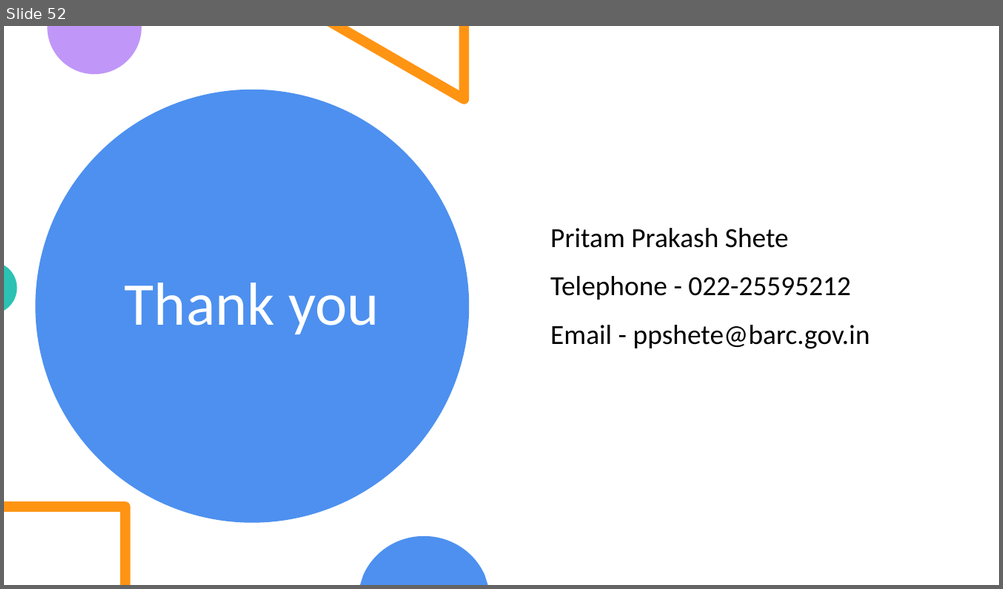
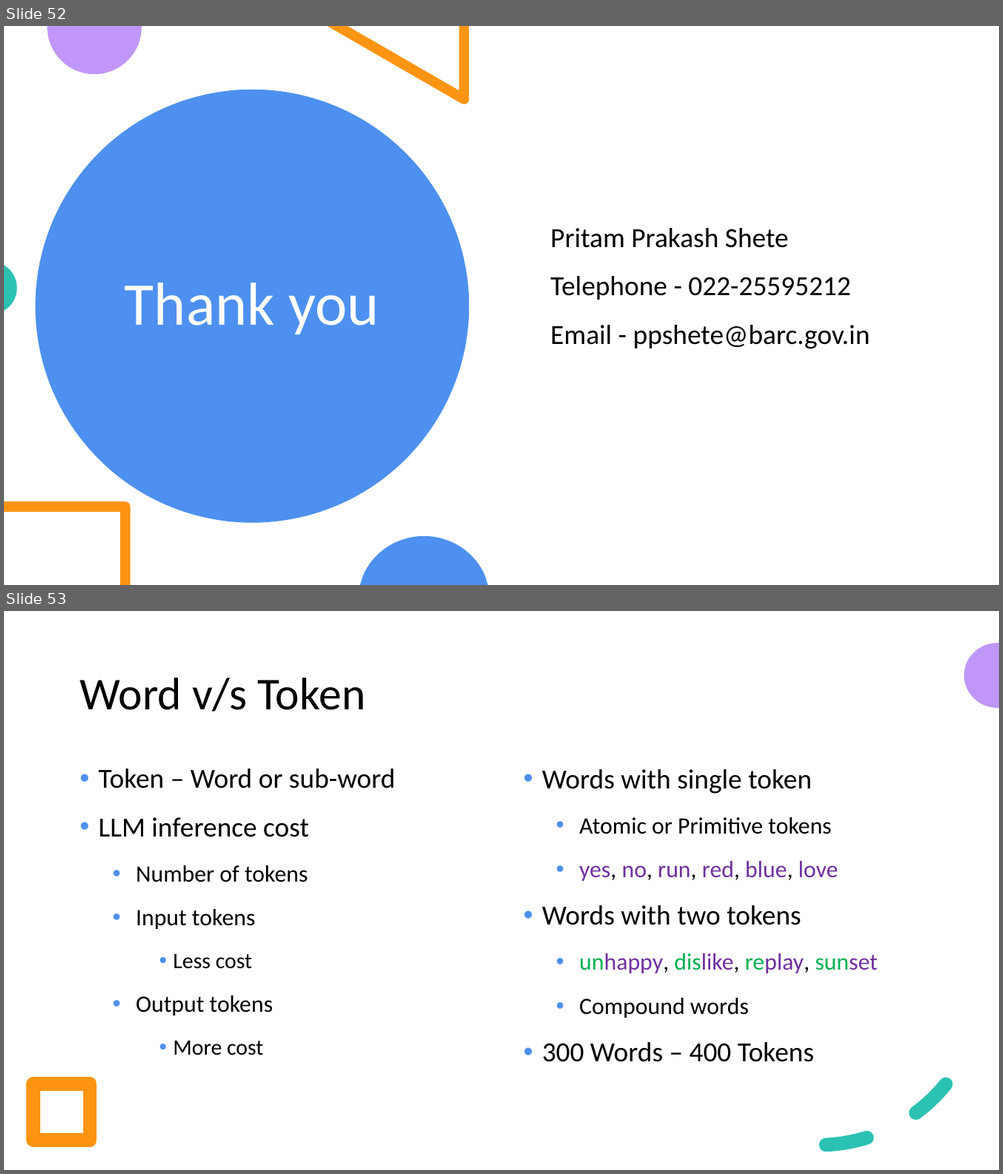
Before and after one commit to look4pritam/LargeLanguageModels, a slide deck: Presentations/IUAC-2024/Introduction_to_Large_Language_Models-From_Foundation_to_Real_World_Applications.pptx. Shown one above the other, each under a label of ours: slide 52 before the commit, slides 52 and 53 after it. The pictures are 1003x589 and 1003x1174 pixels, drawn with LibreOffice and Linux fonts; fonts in the diff are those of the drawing. Boxes give left, top, right and bottom in pixels: in the first picture for what was removed or moved away, otherwise in the second. Text is boxed around its words. In the diff, an @@ line names an element or a change of style, - is before the commit and + after.

```diff
--- a/Presentations/IUAC-2024/Introduction_to_Large_Language_Models-From_Foundation_to_Real_World_Applications.pptx
+++ b/Presentations/IUAC-2024/Introduction_to_Large_Language_Models-From_Foundation_to_Real_World_Applications.pptx
@@ slide 53 added at <box>4,611,999,1170</box>, background #FFFFFF @@
@@ freeform shape added at <box>964,643,999,707</box>, fill #C097F8 @@
@@ title added at <box>79,678,365,712</box>, 33 pt, text #000000 @@
+Word v/s Token
@@ text added at <box>99,769,395,1056</box>, 17 pt, text #000000 @@
+  • Token – Word or sub-word
+  • LLM inference cost
+    • Number of tokens
+    • Input tokens
+      • Less cost
+    • Output tokens
+      • More cost
@@ text added at <box>542,769,878,1062</box>, 17 pt, text #000000 @@
+  • Words with single token
+    • Atomic or Primitive tokens
+    • yes, no, run, red, blue, love
+  • Words with two tokens
+    • unhappy, dislike, replay, sunset
+    • Compound words
+  • 300 Words – 400 Tokens
@@ arc (boxed as its full ellipse) added at <box>646,810,989,1153</box>, outline #2BC2B4 10 pt dashed @@
@@ rectangle added at <box>34,1085,91,1141</box>, outline #FF9413 10 pt @@
```
Also in this commit, not shown: 1 slide changed.
